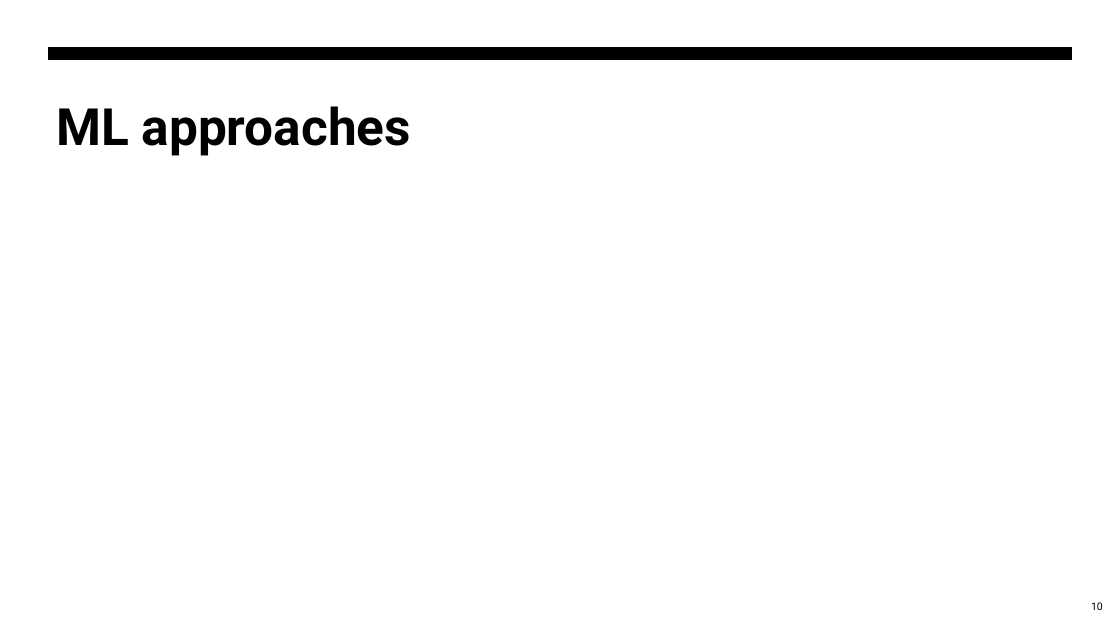
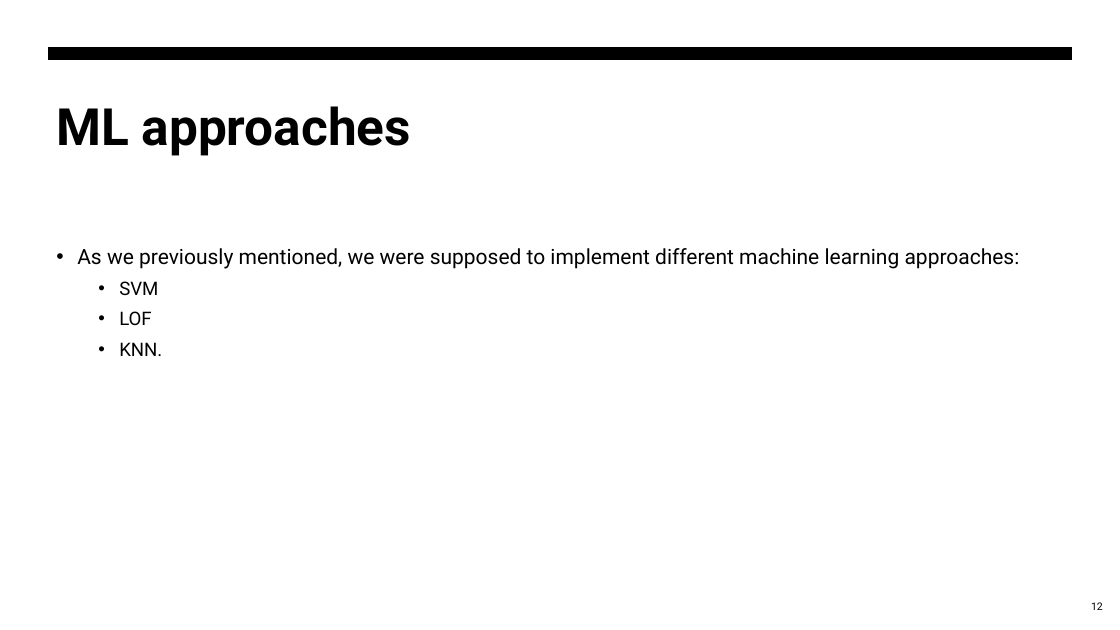
Before and after one commit to abdelazizSalah/Study_Project, a slide deck: slide 12 of Assignment6/Final_presentation.pptx (slide 10 before the commit). Drawn at 1120x630 pixels with LibreOffice and Linux fonts; fonts in the diff are those of the drawing. Boxes give left, top, right and bottom in pixels: in the first picture for what was removed or moved away, otherwise in the second. Text is boxed around its words. In the diff, an @@ line names an element or a change of style, - is before the commit and + after.

```diff
--- a/Assignment6/Final_presentation.pptx
+++ b/Assignment6/Final_presentation.pptx
@@ text added at (77,248,1020,356), 18 pt, text #000000 @@
+• As we previously mentioned, we were supposed to implement different machine learning approaches:
+  • SVM
+  • LOF
+  • KNN.
@@ page number at (1091,602,1103,610): text changed @@
-10
+12
```
Also in this commit, not shown: 6 other slides changed, 13 slides added, 1 slide removed, 2 other files.
